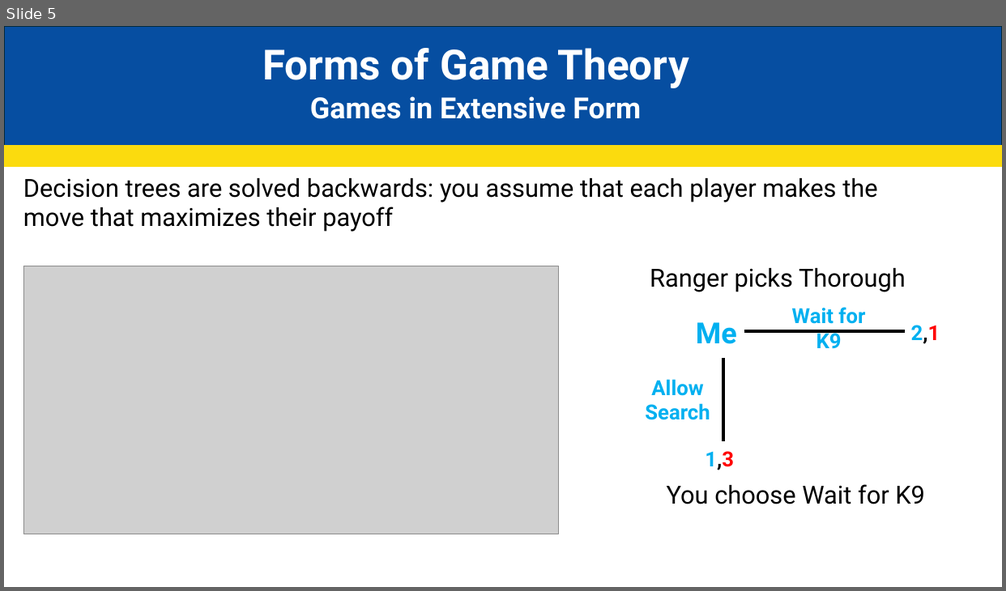
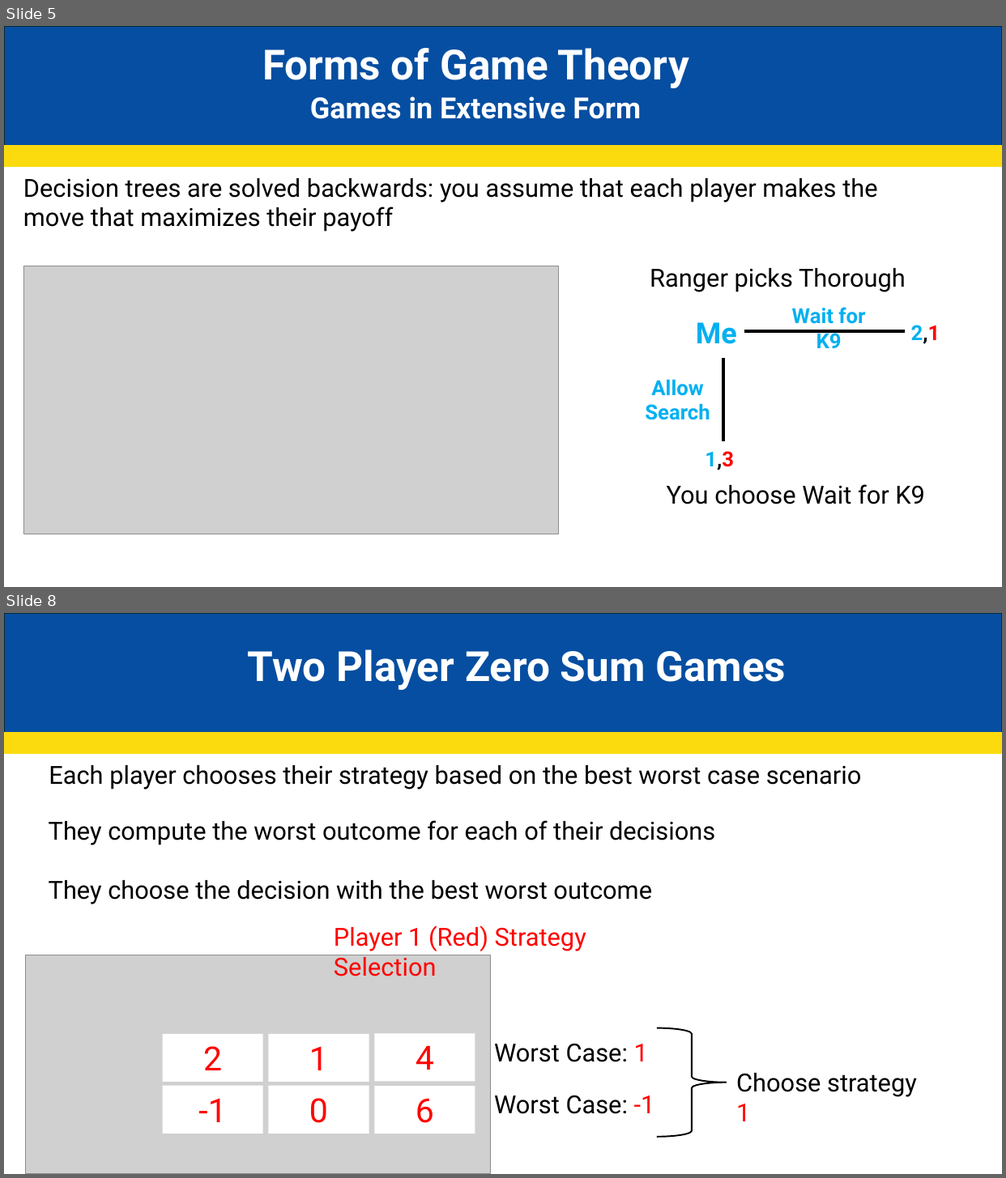
Before and after one commit to JakeCisc210/Candidacy, a slide deck: Reading Course/Presentations/Game Theory.pptx. Shown one above the other, each under a label of ours: slide 5 before the commit, slides 5 and 8 after it; the slides between them are not shown. The pictures are 1006x591 and 1006x1178 pixels, drawn with LibreOffice and Linux fonts; fonts in the diff are those of the drawing; grey boxes stand for pictures. Boxes give left, top, right and bottom in pixels: in the first picture for what was removed or moved away, otherwise in the second. Text is boxed around its words. In the diff, an @@ line names an element or a change of style, - is before the commit and + after.

```diff
--- a/Reading Course/Presentations/Game Theory.pptx
+++ b/Reading Course/Presentations/Game Theory.pptx
@@ slide 8 added at (4,613,1002,1174), background #FFFFFF @@
@@ rectangle added at (4,613,1002,733), fill #064EA1, outline #092A39 1.5 pt @@
@@ text added at (248,649,786,690), 40 pt, text #FFFFFF, bold @@
+Two Player Zero Sum Games
@@ rectangle added at (4,733,1002,753), fill #FBDB0E, outline #FBDB0E 1.5 pt @@
@@ text added at (49,765,862,790), 24 pt, text #000000 @@
+  Each player chooses their strategy based on the best worst case scenario
@@ text added at (49,820,715,905), 24 pt, text #000000 @@
+  They compute the worst outcome for each of their decisions
+  They choose the decision with the best worst outcome
@@ text added at (334,926,586,977), 24 pt, text #FF0000 @@
+  Player 1 (Red) Strategy Selection
@@ picture added at (26,955,491,1174) @@
@@ rectangle added at (163,1034,263,1082), fill #FFFFFF, 32 pt, text #FF0000 @@
+2
@@ rectangle added at (268,1034,368,1082), fill #FFFFFF, 32 pt, text #FF0000 @@
+1
@@ rectangle added at (374,1033,475,1082), fill #FFFFFF, 32 pt, text #FF0000 @@
+4
@@ text added at (494,1043,648,1063), 24 pt, text #000000 @@
+  Worst Case: 1
@@ right brace added at (657,1029,727,1137), outline #000000 1.5 pt @@
@@ text added at (736,1073,917,1122), 24 pt, text #000000 @@
+  Choose strategy 1
@@ rectangle added at (163,1086,263,1134), fill #FFFFFF, 32 pt, text #FF0000 @@
+-1
@@ rectangle added at (268,1086,368,1134), fill #FFFFFF, 32 pt, text #FF0000 @@
+0
@@ rectangle added at (374,1086,475,1134), fill #FFFFFF, 32 pt, text #FF0000 @@
+6
@@ text added at (494,1095,655,1114), 24 pt, text #000000 @@
+  Worst Case: -1
```
Also in this commit, not shown: 1 slide changed, 10 other slides added.
